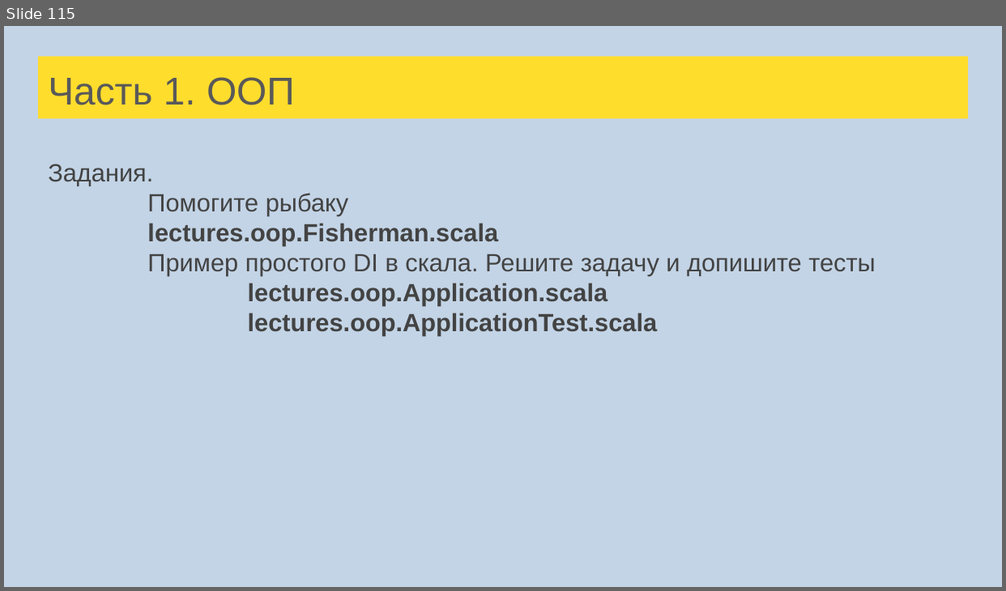
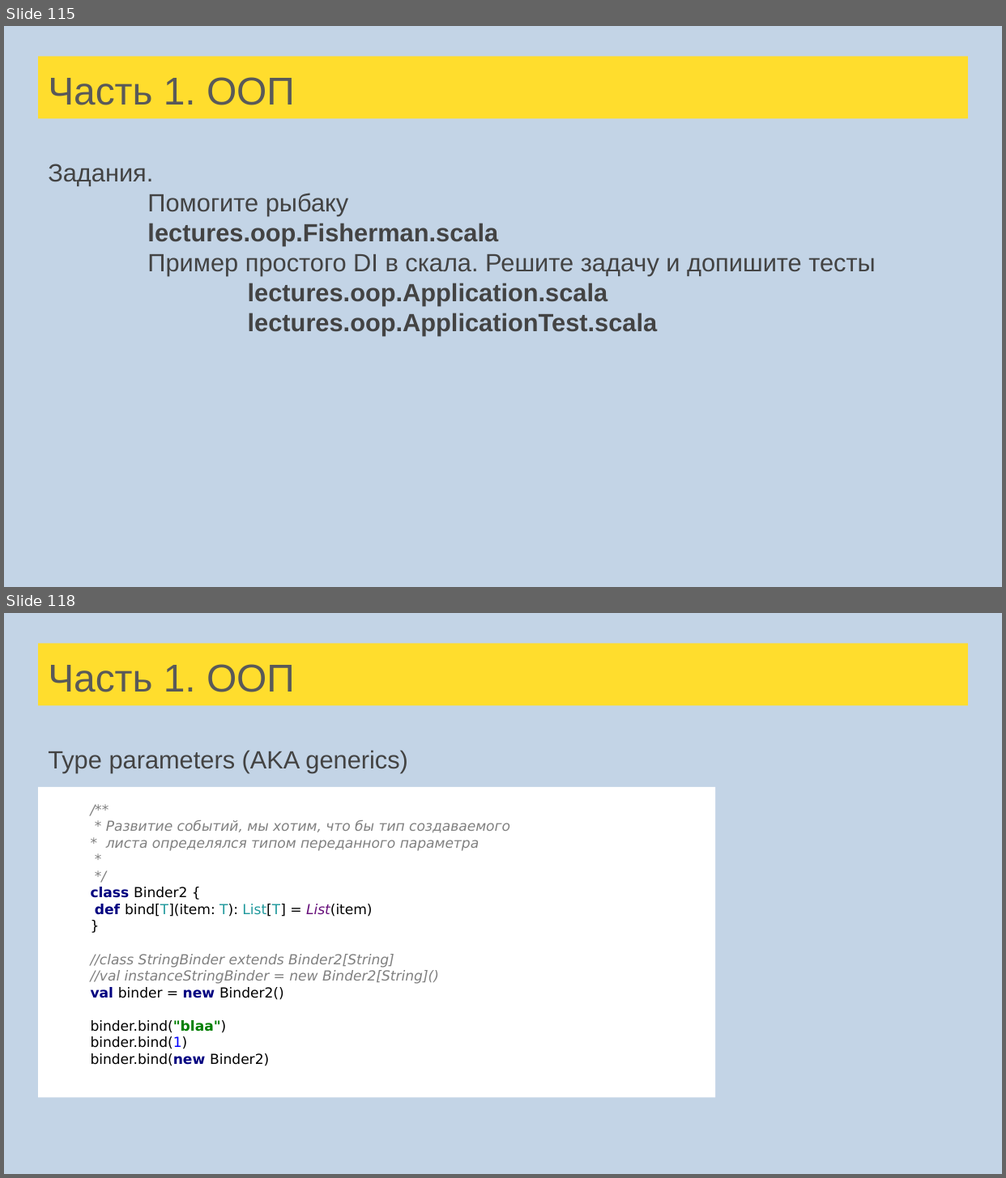
Before and after one commit to sergeypopov83/scala-school, a slide deck: src/main/resources/Лекции Scala для FinTech.pptx. Shown one above the other, each under a label of ours: slide 115 before the commit, slides 115 and 118 after it; the slides between them are not shown. The pictures are 1006x591 and 1006x1178 pixels, drawn with LibreOffice and Linux fonts; fonts in the diff are those of the drawing. Boxes give left, top, right and bottom in pixels: in the first picture for what was removed or moved away, otherwise in the second. Text is boxed around its words. In the diff, an @@ line names an element or a change of style, - is before the commit and + after.

Commit message:
Briefs + Lecture +  Type parameters  + TP example

```diff
--- a/src/main/resources/Лекции Scala для FinTech.pptx
+++ b/src/main/resources/Лекции Scala для FinTech.pptx
@@ slide 118 added at [4, 613, 1002, 1174], background #C3D4E6 @@
@@ title added at [38, 643, 968, 706], fill #FFDD2D, 28 pt, text #595959 @@
+Часть 1. ООП
@@ text added at [48, 750, 408, 773], 18 pt, text #434343 @@
+Type parameters (AKA generics)
@@ rectangle added at [38, 788, 715, 1098], fill #FFFFFF, 10 pt, text #808080, italic @@
+/**
+* Развитие событий, мы хотим, что бы тип создаваемого
+* листа определялся типом переданного параметра
+*
+*/
+class Binder2 {
+def bind[T](item: T): List[T] = List(item)
+}
+//class StringBinder extends Binder2[String]
+//val instanceStringBinder = new Binder2[String]()
+val binder = new Binder2()
+binder.bind("blaa")
+binder.bind(1)
+binder.bind(new Binder2)
```
Also in this commit, not shown: 4 slides changed, 10 other slides added, 13 other files.
